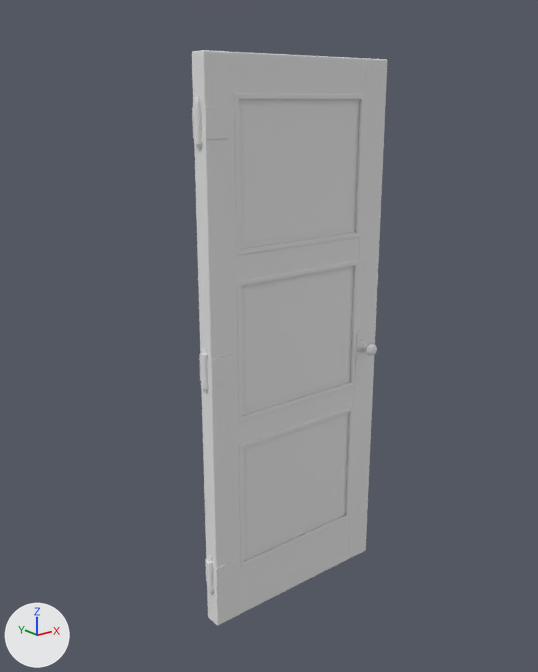
The glTF model src/assets/models/world/door_3panel.glb, before and after one commit.
Rendered twice from a 50 mm lens placed at (-1.4, -2.11, 1.99), pointed at (0.32, 0.03, 1.13). Every picture has the same lights, and +X, +Y and +Z are marked at lower left. The picture after the commit comes second. Materials are left out; every surface is plain grey. Where no turn or scale is listed for an object, it has been applied to the vertices. Vertices at exactly the same position are counted once.

The older version as bpy lines, for what is in view:
```python
me_mesh_0 = bpy.data.meshes.new('Mesh_0')
me_mesh_0.from_pydata(...)  # 1208 vertices, 2388 faces; spans x 0.0..0.84, y -0.04..0.04, z 0.0..2.15
me_mesh_0.materials.append(mat_dyn_wood_variant)
me_mesh_1 = bpy.data.meshes.new('Mesh_1')
me_mesh_1.from_pydata(...)  # 48 vertices, 84 faces; spans x 0.13..0.72, y -0.03..0.03, z 0.23..2.01
me_mesh_1.materials.append(mat_dyn_wood_variant)
me_mesh_4 = bpy.data.meshes.new('Mesh_4')
me_mesh_4.from_pydata(...)  # 541 vertices, 1032 faces; spans x -0.02..0.09, y -0.04..0.04, z 0.14..2.01
me_mesh_4.materials.append(mat_mat_iron_ffffff)
ob_mesh_0 = bpy.data.objects.new('Mesh_0', me_mesh_0)
ob_mesh_0.location = (0.0, 0.0, 0.0)
ob_mesh_1 = bpy.data.objects.new('Mesh_1', me_mesh_1)
ob_mesh_1.location = (0.0, 0.0, 0.0)
ob_mesh_4 = bpy.data.objects.new('Mesh_4', me_mesh_4)
ob_mesh_4.location = (0.0, 0.0, 0.0)
```
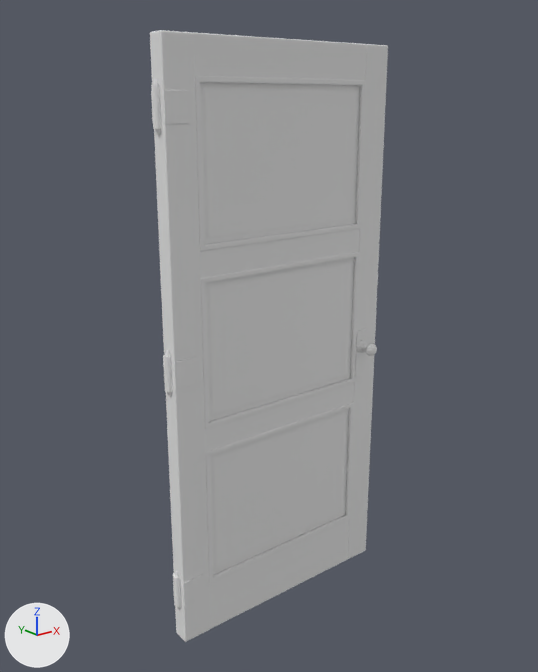
The newer file is also turned or shifted as a whole; pictures and numbers use the older file's frame.

Pixel boxes [x1, y1, x2, y2] of what changed, in the pictures (538 x 672 px; the box of a moved part takes in the faces that stretch with it):
'Mesh_0', reshaped (22% wider, 6% taller)
    before: [192, 50, 387, 626]
    after: [150, 30, 388, 642]
'Mesh_4', reshaped (20% wider, 6% taller)
    before: [192, 96, 236, 594]
    after: [151, 79, 204, 609]
part 1 of me_mesh_0, moved or reshaped
    before: [192, 50, 241, 626]
    after: [150, 30, 210, 642]
part 2 of me_mesh_0, moved or reshaped
    before: [233, 52, 366, 94]
    after: [193, 32, 366, 80]
part 3 of me_mesh_0, moved or reshaped
    before: [238, 386, 354, 445]
    after: [205, 383, 354, 452]
part 4 of me_mesh_0, moved or reshaped
    before: [236, 237, 359, 281]
    after: [200, 229, 360, 278]
part 5 of me_mesh_0, moved or reshaped
    before: [239, 406, 354, 569]
    after: [205, 403, 354, 583]
part 6 of me_mesh_0, moved or reshaped
    before: [236, 260, 359, 423]
    after: [201, 252, 360, 429]
part 7 of me_mesh_0, moved or reshaped
    before: [234, 93, 365, 256]
    after: [195, 76, 366, 251]
part 8 of me_mesh_0, moved or reshaped
    before: [239, 58, 387, 613]
    after: [200, 44, 388, 629]
part 9 of me_mesh_4, moved or reshaped
    before: [206, 556, 214, 594]
    after: [173, 570, 181, 609]
part 10 of me_mesh_4, moved or reshaped
    before: [216, 560, 236, 590]
    after: [183, 574, 204, 606]
part 11 of me_mesh_4, moved or reshaped
    before: [200, 348, 208, 393]
    after: [163, 350, 172, 396]
part 12 of me_mesh_4, moved or reshaped
    before: [211, 355, 232, 386]
    after: [174, 357, 198, 389]
part 13 of me_mesh_4, added
    after: [151, 79, 162, 135]
part 14 of me_mesh_4, moved or reshaped
    before: [192, 107, 194, 139]
    after: [151, 90, 153, 121]
part 15 of me_mesh_4, moved or reshaped
    before: [205, 107, 229, 139]
    after: [163, 90, 190, 124]
part 16 of me_mesh_4, deleted
    before: [193, 96, 202, 144]

Diff of the bpy script that builds the scene:
```diff
--- a/src/assets/models/world/door_3panel.glb.py
+++ b/src/assets/models/world/door_3panel.glb.py
@@ me_mesh_0 @@
 # used by ob_mesh_0; location = (0.0, 0.0, 0.0)
-me_mesh_0.from_pydata(...)  # 1208 vertices, 2388 faces; spans x 0.0..0.84, y -0.04..0.04, z 0.0..2.15
+me_mesh_0.from_pydata(...)  # 1208 vertices, 2388 faces; spans x -0.15..0.84, y -0.04..0.04, z 0.0..2.2
+# me_mesh_0 part 1: the loose piece of 152 vertices spanning x 0.0..0.12, y -0.04..0.04, z 0.0..2.15 is scaled about its middle by (1, 1, 1.02), then moved by (-0.15, 0.0, 0.03)
+# me_mesh_0 part 2: the loose piece of 152 vertices spanning x 0.12..0.73, y -0.03..0.03, z 2.02..2.15 is scaled about its middle by (1.25, 1, 1), then moved by (-0.07, 0.0, 0.05)
+# me_mesh_0 part 3: the loose piece of 152 vertices spanning x 0.12..0.73, y -0.03..0.03, z 0.75..0.85 is scaled about its middle by (1.25, 1, 1), then moved by (-0.07, 0.0, 0.02)
+# me_mesh_0 part 4: the loose piece of 152 vertices spanning x 0.12..0.73, y -0.03..0.03, z 1.38..1.48 is scaled about its middle by (1.25, 1, 1), then moved by (-0.07, 0.0, 0.03)
+# me_mesh_0 part 5: the loose piece of 48 vertices spanning x 0.12..0.73, y -0.04..-0.03, z 0.22..0.76 is scaled about its middle by (1.25, 1, 1.03), then moved by (-0.07, 0.0, 0.01)
+# me_mesh_0 part 6: the loose piece of 48 vertices spanning x 0.12..0.73, y -0.04..-0.03, z 0.85..1.39 is scaled about its middle by (1.25, 1, 1.03), then moved by (-0.07, 0.0, 0.03)
+# me_mesh_0 part 7: the loose piece of 48 vertices spanning x 0.12..0.73, y -0.04..-0.03, z 1.48..2.02 is scaled about its middle by (1.25, 1, 1.03), then moved by (-0.07, 0.0, 0.04)
+# me_mesh_0 part 8: 159 of 1208 vertices moved; they spanned x 0.01..0.84, y -0.04..0.04, z 0.0..2.15 and now span x -0.14..0.84, y -0.04..0.04, z 0.0..2.2; mean shift (-0.08, 0.0, 0.03); largest move (0.01, 0.02, 0.01) -> (-0.14, -0.02, 2.19)
+# other edits to the shape of me_mesh_0 do not show in these pictures
@@ me_mesh_4 @@
 # used by ob_mesh_4; location = (0.0, 0.0, 0.0)
-me_mesh_4.from_pydata(...)  # 541 vertices, 1032 faces; spans x -0.02..0.09, y -0.04..0.04, z 0.14..2.01
+me_mesh_4.from_pydata(...)  # 540 vertices, 1032 faces; spans x -0.17..-0.06, y -0.04..0.04, z 0.14..2.06
+# me_mesh_4 part 9: the loose piece of 68 vertices spanning x -0.02..0.01, y -0.02..0.02, z 0.14..0.3 is moved by (-0.15, 0.0, 0.0)
+# me_mesh_4 part 10: the loose piece of 56 vertices spanning x 0.0..0.09, y -0.04, z 0.17..0.27 is moved by (-0.15, 0.0, 0.0)
+# me_mesh_4 part 11: the loose piece of 68 vertices spanning x -0.02..0.01, y -0.02..0.02, z 0.99..1.16 is moved by (-0.15, 0.0, 0.02)
+# me_mesh_4 part 12: the loose piece of 56 vertices spanning x 0.0..0.09, y -0.04, z 1.02..1.12 is moved by (-0.15, 0.0, 0.03)
+# me_mesh_4 part 13: the loose piece of 68 vertices spanning x -0.02..0.01, y -0.02..0.02, z 0.99..1.16 is copied, and the copy is moved by (-0.15, 0.0, 0.9); it spans x -0.17..-0.14, y -0.02..0.02, z 1.89..2.06
+# me_mesh_4 part 14: the loose piece of 56 vertices spanning x 0.0..0.09, y 0.04, z 1.88..1.98 is moved by (-0.15, 0.0, 0.05)
+# me_mesh_4 part 15: the loose piece of 56 vertices spanning x 0.0..0.09, y -0.04, z 1.88..1.98 is moved by (-0.15, 0.0, 0.05)
+# me_mesh_4 part 16: the loose piece of 47 vertices spanning x -0.02..0.01, y -0.02..0.02, z 1.86..2.01 is deleted
+# other edits to the shape of me_mesh_4 do not show in these pictures
```
